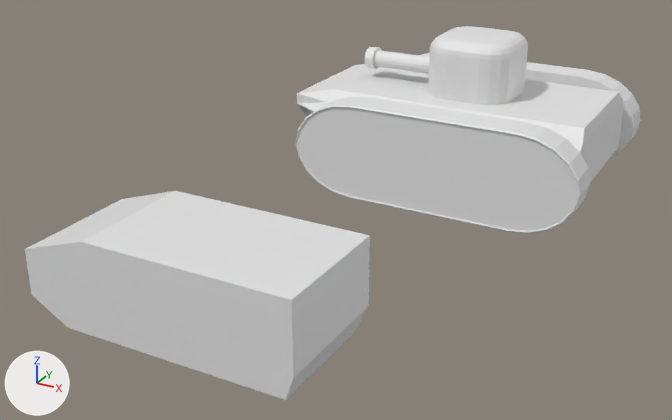
Before and after pictures for a commit that changed the Blender file Resources/Blender/tank.blend.
One viewpoint serves both versions: a 50 mm lens placed at (14.6, -40.1, 14.4), pointed at (-1.8, -10.3, -0.5). Every picture has the same lights, and +X, +Y and +Z are marked at lower left.

The scene before the commit, as lines of its bpy script (objects in view):
```python
me_cube = bpy.data.meshes.new('Cube')
me_cube.from_pydata(...)  # 74 vertices, 80 faces; spans x -1.0..1.0, y -0.5..1.0, z -1.0..1.0
me_cube.materials.append(mat_material)  # white #e7e7e7
me_cube_008 = bpy.data.meshes.new('Cube.008')
me_cube_008.from_pydata(...)  # 44 vertices, 34 faces; spans x -2.0..0.0, y 0.0..2.0, z 2.0..4.64
me_cylinder_001 = bpy.data.meshes.new('Cylinder.001')
me_cylinder_001.from_pydata(...)  # 105 vertices, 92 faces; spans x -5.63..-2.01, y -0.53..0.54, z 2.35..3.43
ob_body_mk1 = bpy.data.objects.new('body_mk1', me_cube)
ob_body_mk1.location = (-0.51, -21.74, 1.75)
ob_body_mk1.scale = (4.53, 2.81, 1.5)
ob_head_base = bpy.data.objects.new('head_base', me_cube_008)
ob_head_base.location = (0.0, 0.0, 0.0)
_m = ob_head_base.modifiers.new('Mirror', 'MIRROR')
_m.use_axis = (True, True, False)
ob_head_gun = bpy.data.objects.new('head_gun', me_cylinder_001)
ob_head_gun.location = (0.0, 0.0, 0.0)
# also in view: 'tires_mk2.1' at (0.0, 0.0, 0.0); 'body_mk2' at (-1.0, 0.0, 0.1)
```
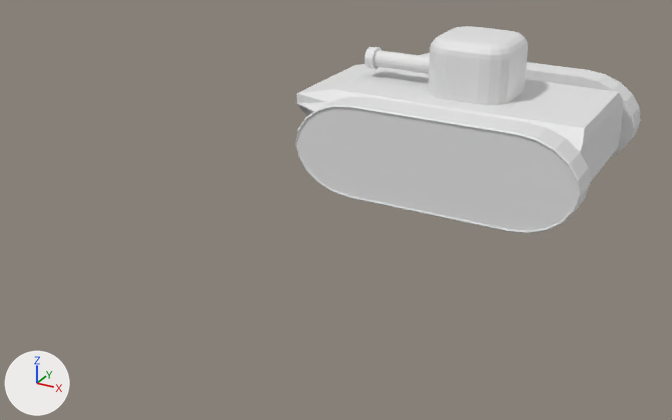
Commit message: old parts removed

Edits to the scene script, one JSON object a line:
```json
{"op": "remove", "block": "ob_body_mk1", "code": ["ob_body_mk1 = bpy.data.objects.new('body_mk1', me_cube)", "ob_body_mk1.location = (-0.51, -21.74, 1.75)", "ob_body_mk1.scale = (4.53, 2.81, 1.5)"]}
```

Where the change shows, as pixel boxes [x1, y1, x2, y2] in the pictures (672 x 420 px):
```json
{"object": "body_mk1", "change": "deleted", "before": [25, 191, 370, 400]}
```
